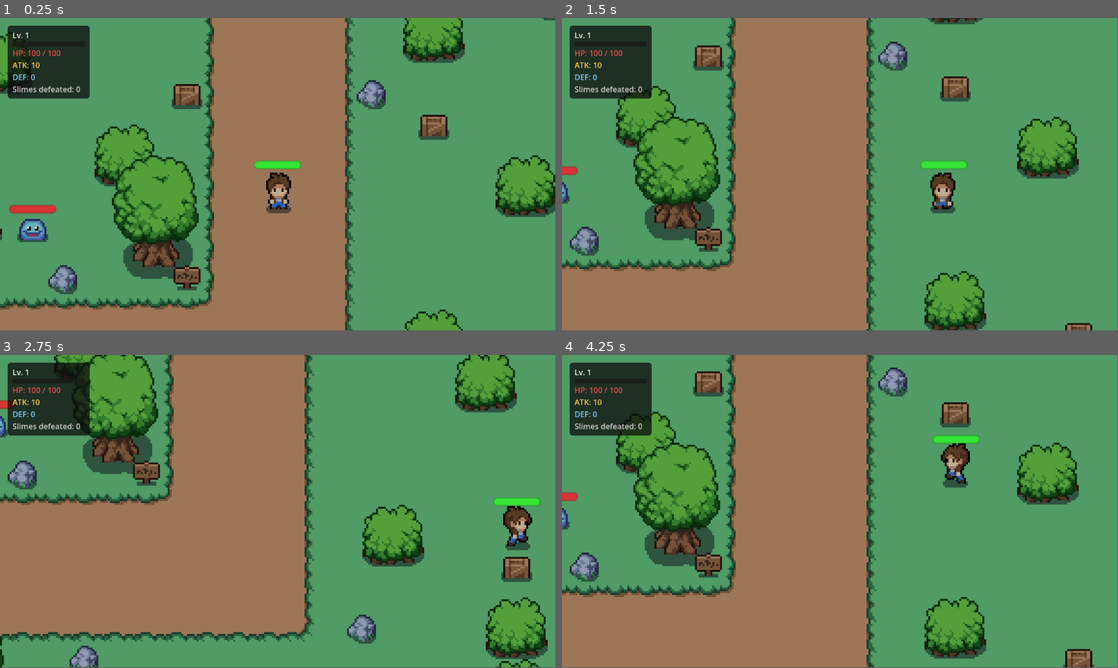
Above: before the commit, frames 1-4 (two rows, left to right).
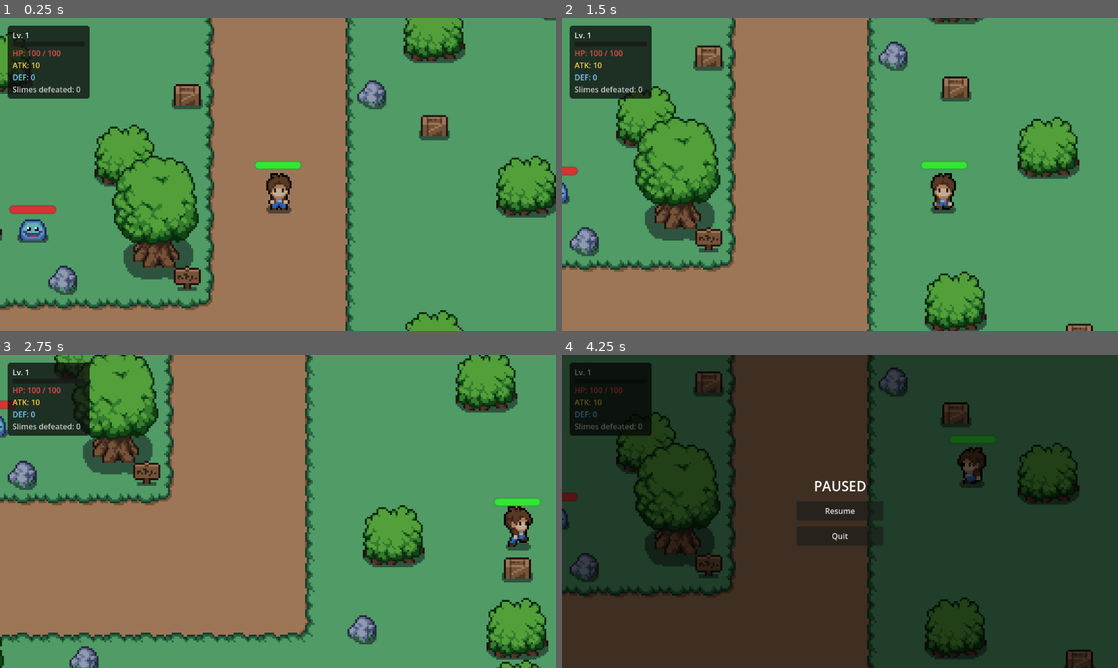
Above: after the commit, the same moments.

Repository: THELASTWIBUPLAY/LearningByDoing
Game: Godot game, scene res://Scenes/world.tscn
Same seed, same stepped clock (60 frames per second), same inputs: the game is played once before the commit and once after it.
Inputs:
- Up to frame 1 (0.25 s): no input
- Up to frame 2 (1.5 s): tap Enter (attack) at 0.5, 0.6, 1.35 s; hold Right (ui_right) 0.53-1.28 s; hold Down (ui_down) from 1.28 s (still down)
- Up to frame 3 (2.75 s): release Down (ui_down) at 2.03 s; hold Right (ui_right) from 2.03 s (still down); tap Enter (attack) at 2.1 s
- Up to frame 4 (4.25 s): release Right (ui_right) at 2.78 s; hold Up (ui_up) 2.78-3.53 s; tap Enter (attack) at 2.85, 3.6 s; hold Left (ui_left) from 3.53 s (still down); tap Escape at 4.15 s
In our replay, the window is 799x449 before the commit and 800x450 after it. These sizes can differ from the game's own. Grey fills any space a smaller window leaves; there, only what the larger window draws over its background counts as a difference.

The runs differ from the first frame. In frame 1, 3.2% of the frame differs, in the area x 0-100%, y 0-100%; in frame 2, 2.5%; in frame 3, 2.8%; in frame 4, 99%.

Commit message:
adding zoom fix (f11) and pause menu

Diff:
--- a/Scenes/Global.tscn
+++ b/Scenes/Global.tscn
@@ -3,6 +3,7 @@
 [ext_resource type="Script" uid="uid://cr0wossw6vr3o" path="res://Scripts/global.gd" id="1_6yl2a"]
 
 [node name="Global" type="Node" unique_id=927659644]
+process_mode = 3
 script = ExtResource("1_6yl2a")
 
 [node name="AmbientPlayer1" type="AudioStreamPlayer2D" parent="." unique_id=1330728363]
--- a/Scripts/global.gd
+++ b/Scripts/global.gd
@@ -20,10 +20,10 @@
 @onready var ambient_timer = $AmbientTimer
 @onready var wind_player = $WindPlayer
 
-var bird_sound_1 = preload("res://Audio/Surrounding/SE_Bird_01.ogg")  # sering
-var bird_sound_2 = preload("res://Audio/Surrounding/SE_Bird_02.ogg")  # sering
-var bird_sound_3 = preload("res://Audio/Surrounding/SE_Bird_03.ogg")  # jarang
-var bird_sound_4 = preload("res://Audio/Surrounding/SE_Bird_04.ogg")  # jarang
+var bird_sound_1 = preload("res://Audio/Surrounding/SE_Bird_01.ogg")
+var bird_sound_2 = preload("res://Audio/Surrounding/SE_Bird_02.ogg")
+var bird_sound_3 = preload("res://Audio/Surrounding/SE_Bird_03.ogg")
+var bird_sound_4 = preload("res://Audio/Surrounding/SE_Bird_04.ogg")
 
 var bird_pool = [
 	{"sound": bird_sound_3, "weight": 3},
@@ -55,9 +55,9 @@
 var sfx_pool: Array = []
 
 
-# ============================================================
+
 # PLAYER LEVEL / EXP / STATS
-# ============================================================
+
 
 signal player_stats_changed
 signal player_leveled_up(new_level: int)
@@ -105,10 +105,7 @@
 	player_max_health = max_value
 	refresh_hud()
 
-
-# ============================================================
-# HUD
-# ============================================================
+# HUD (dibuat lewat code, jadi TIDAK perlu edit .tscn sama sekali)
 
 var hud_layer: CanvasLayer
 var hud_level_label: Label
@@ -195,6 +192,7 @@
 	hud_def_label.text = "DEF: %d" % player_def
 	hud_kill_label.text = "Slimes defeated: %d" % slimes_killed
 
+
 func finish_changescenes():
 	if transition_scene == true:
 		transition_scene = false
@@ -206,18 +204,16 @@
 		get_tree().create_timer(0.5).timeout.connect(func(): can_transition = true)
 
 
-
 # Called when the node enters the scene tree for the first time.
 func _ready() -> void:
 	Global.current_scene = "world"
 
 	ambient1.stream = bird_sound_1
 	ambient1.play()
+	ambient1.finished.connect(_on_ambient1_finished)
 
 	ambient2.stream = bird_sound_2
 	ambient2.play()
-
-	ambient1.finished.connect(_on_ambient1_finished)
 	ambient2.finished.connect(_on_ambient2_finished)
 
 	ambient_timer.wait_time = 6.0
@@ -235,24 +231,100 @@
 
 	build_hud()
 	refresh_hud()
+	build_pause_menu()
+
 
 # Called every frame. 'delta' is the elapsed time since the previous frame.
 func _process(delta: float) -> void:
 	pass
 
+func _unhandled_input(event: InputEvent) -> void:
+	if event is InputEventKey and event.pressed and not event.echo:
+		if event.keycode == KEY_F11:
+			toggle_fullscreen()
+		if event.keycode == KEY_ESCAPE:
+			pause()
+
+var is_paused = false
+
+func pause() -> void:
+	is_paused = !is_paused
+	get_tree().paused = is_paused
+	pause_menu_layer.visible = is_paused
+
+func toggle_fullscreen() -> void:
+	var mode = DisplayServer.window_get_mode()
+	if mode == DisplayServer.WINDOW_MODE_FULLSCREEN or mode == DisplayServer.WINDOW_MODE_EXCLUSIVE_FULLSCREEN:
+		DisplayServer.window_set_mode(DisplayServer.WINDOW_MODE_WINDOWED)
+	else:
+		DisplayServer.window_set_mode(DisplayServer.WINDOW_MODE_FULLSCREEN)
+
+# PAUSE MENU
+
+var pause_menu_layer: CanvasLayer
+var resume_button: Button
+var quit_button: Button
+
+func build_pause_menu() -> void:
+	pause_menu_layer = CanvasLayer.new()
+	pause_menu_layer.layer = 20   # di atas HUD (layer 10), biar nutupin semua
+	add_child(pause_menu_layer)
+
+	var bg = ColorRect.new()
+	bg.color = Color(0, 0, 0, 0.6)
+	bg.set_anchors_preset(Control.PRESET_FULL_RECT)
+	pause_menu_layer.add_child(bg)
+
+	var center = CenterContainer.new()
+	center.set_anchors_preset(Control.PRESET_FULL_RECT)
+	pause_menu_layer.add_child(center)
+
+	var vbox = VBoxContainer.new()
+	vbox.add_theme_constant_override("separation", 12)
+	center.add_child(vbox)
+
+	var title = Label.new()
+	title.text = "PAUSED"
+	title.add_theme_color_override("font_color", Color.WHITE)
+	title.add_theme_font_size_override("font_size", 28)
+	title.horizontal_alignment = HORIZONTAL_ALIGNMENT_CENTER
+	vbox.add_child(title)
+
+	resume_button = Button.new()
+	resume_button.text = "Resume"
+	resume_button.custom_minimum_size = Vector2(180, 40)
+	resume_button.pressed.connect(_on_resume_pressed)
+	vbox.add_child(resume_button)
+
+	quit_button = Button.new()
+	quit_button.text = "Quit"
+	quit_button.custom_minimum_size = Vector2(180, 40)
+	quit_button.pressed.connect(_on_quit_pressed)
+	vbox.add_child(quit_button)
+
+	pause_menu_layer.hide()
+
+func _on_resume_pressed() -> void:
+	pause()
+
+func _on_quit_pressed() -> void:
+	get_tree().quit()
+
+func _on_wind_player_finished() -> void:
+	wind_player.stream = wind_sounds[randi() % wind_sounds.size()]
+	wind_player.play()
+
 func _on_ambient1_finished() -> void:
+	# jeda random sebelum bird_sound_1 muter lagi, biar gak berasa robotic
 	get_tree().create_timer(randf_range(3.0, 8.0)).timeout.connect(func():
 		ambient1.play()
 	)
 
 func _on_ambient2_finished() -> void:
+	# jeda random sebelum bird_sound_2 muter lagi
 	get_tree().create_timer(randf_range(3.0, 8.0)).timeout.connect(func():
-		ambient1.play()
+		ambient2.play()
 	)
-
-func _on_wind_player_finished() -> void:
-	wind_player.stream = wind_sounds[randi() % wind_sounds.size()]
-	wind_player.play()
 
 func play_sfx(stream: AudioStream, pos: Vector2 = Vector2.ZERO, volume_db: float = 0.0) -> void:
 	if stream == null:
--- a/Scripts/player.gd
+++ b/Scripts/player.gd
@@ -24,6 +24,10 @@
 
 var footstep_interval = 0.35
 var footstep_time_accum = 0.0
+
+const FULLSCREEN_ZOOM = Vector2(3, 3)
+var windowed_zoom_world: Vector2
+var windowed_zoom_cliffside:Vector2
 
 @export var low_health_threshold := 0.25
 
@@ -38,6 +42,21 @@
 	attack_cd_timer.timeout.connect(_on_attack_cd_timeout)
 
 	Global.player_leveled_up.connect(_on_player_leveled_up)
+
+	windowed_zoom_world = $world_camera.zoom
+	windowed_zoom_cliffside = $cliffside_camera.zoom
+	get_window().size_changed.connect(apply_camera_zoom)
+	apply_camera_zoom()
+
+func apply_camera_zoom() -> void:
+	var mode = DisplayServer.window_get_mode()
+	var is_fullscreen = mode == DisplayServer.WINDOW_MODE_FULLSCREEN or mode == DisplayServer.WINDOW_MODE_EXCLUSIVE_FULLSCREEN
+	if is_fullscreen:
+		$world_camera.zoom = FULLSCREEN_ZOOM
+		$cliffside_camera.zoom = FULLSCREEN_ZOOM
+	else:
+		$world_camera.zoom = windowed_zoom_world
+		$cliffside_camera.zoom = windowed_zoom_cliffside
 
 func sync_from_global() -> void:
 	max_health = Global.player_max_health
--- a/project.godot
+++ b/project.godot
@@ -19,6 +19,10 @@
 
 Global="*uid://bt8n7d0t2jkhs"
 
+[display]
+
+window/stretch/mode="viewport"
+
 [dotnet]
 
 project/assembly_name="RPG-Test"
